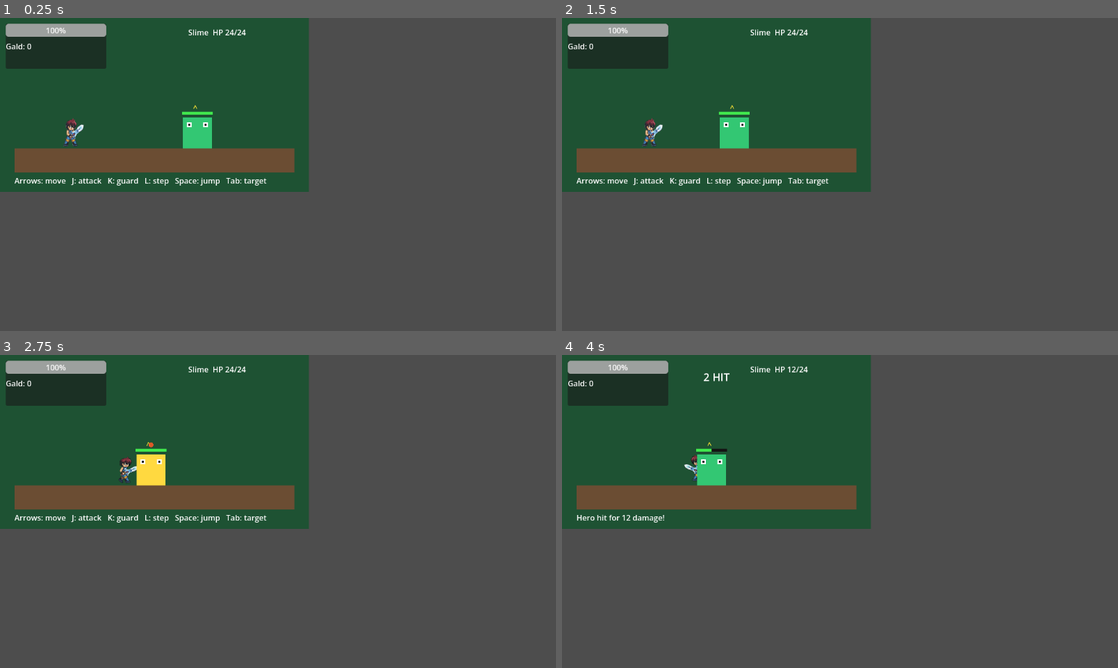
Above: before the commit, frames 1-4 (two rows, left to right).
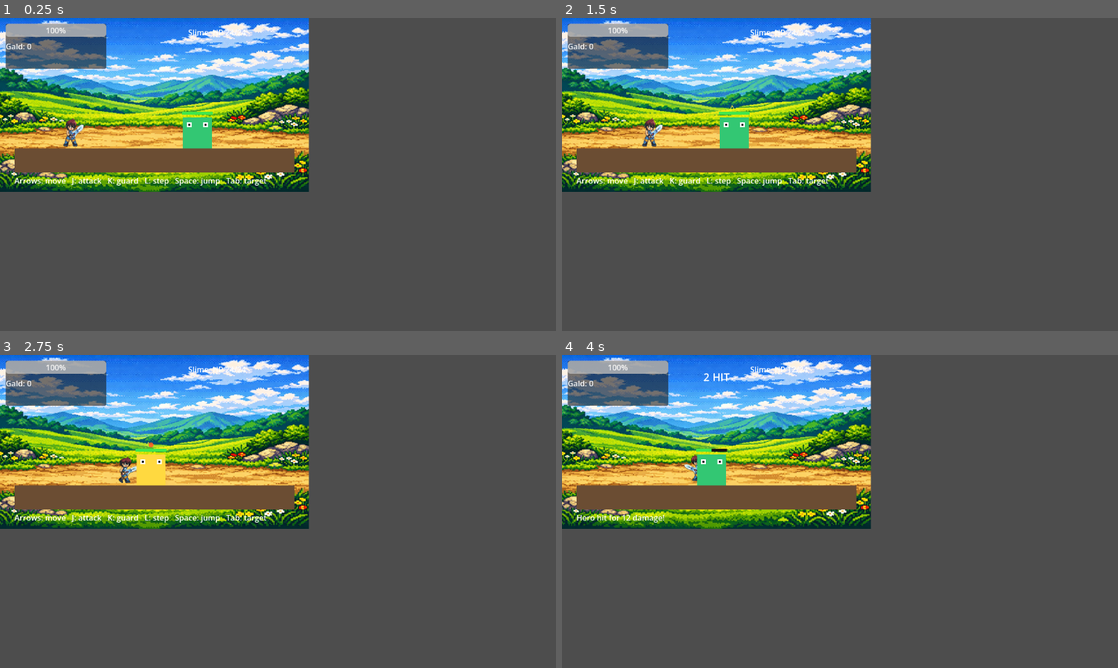
Above: after the commit, the same moments.

Repository: nkbfq763/GodotTown
Game: Godot game, scene res://battle.tscn
The game is run twice, just before and just after one commit, with the same random seed, the same clock (stepped at 60 frames per second) and the same inputs. This scene is started directly instead of the project's main scene.
Inputs:
- Up to frame 1 (0.25 s): no input
- Up to frame 2 (1.5 s): tap Enter (ui_accept) at 0.5 s; hold Right (ui_right) 0.53-1.28 s; hold A (a) 0.53-1.28 s; tap Space (jump) at 0.77 s; tap D (d) at 0.8, 1.35 s; hold Down (ui_down) from 1.28 s (still down)
- Up to frame 3 (2.75 s): tap Space (jump) at 1.52 s; tap S (s) at 1.55 s; release Down (ui_down) at 2.03 s; hold Right (ui_right) from 2.03 s (still down); hold S (s) from 2.03 s (still down); tap A (a) at 2.3 s
- Up to frame 4 (4 s): release Right (ui_right) at 2.78 s; release S (s) at 2.78 s; hold Up (ui_up) 2.78-3.53 s; tap A (a) at 2.85 s; tap Space (jump) at 3.02, 3.77 s; tap D (d) at 3.05 s; hold Left (ui_left) from 3.53 s (still down); hold J (attack) from 3.53 s (still down); tap S (s) at 3.8 s

The runs differ from the first frame. In frame 1, 25% of the frame differs, in the area x 0-56%, y 0-56%; in frame 2, 25%; in frame 3, 25%; in frame 4, 25%.

Commit message:
feat: 戦闘背景をassets/backgroundsへ整理しbattle.tscnに組み込み(既定plains/バイオーム選択可)
Co-Authored-By: Devin AI <158243242+devin-ai-integration[bot]@users.noreply.github.com>

Diff:
--- a/battle.gd
+++ b/battle.gd
@@ -22,6 +22,7 @@
 var status_label: Label
 
 func _ready() -> void:
+	_set_battle_background(GameData.battle_background)
 	hero_data = GameData.get_character_data()
 	if not hero_data:
 		hero_data = load("res://data/hero.tres")
@@ -39,6 +40,12 @@
 	status_label = $Status
 	_update_target_marker()
 	_refresh_ui()
+
+func _set_battle_background(path: String) -> void:
+	var texture := load(path) as Texture2D
+	if not texture:
+		texture = load("res://assets/backgrounds/battle_bg_plains.png") as Texture2D
+	$Background.texture = texture
 
 func _unhandled_input(event: InputEvent) -> void:
 	if state == BattleState.RESULT:
--- a/battle.tscn
+++ b/battle.tscn
@@ -6,10 +6,12 @@
 [node name="Battle" type="Node2D"]
 script = ExtResource("1")
 
-[node name="Background" type="ColorRect" parent="."]
+[node name="Background" type="TextureRect" parent="."]
 offset_right = 640.0
 offset_bottom = 360.0
-color = Color(0.12, 0.32, 0.2, 1)
+texture_filter = 1
+expand_mode = 1
+stretch_mode = 0
 mouse_filter = 2
 
 [node name="Ground" type="ColorRect" parent="."]
--- a/game_data.gd
+++ b/game_data.gd
@@ -4,6 +4,7 @@
 var party: Array[CharacterData] = []
 var gald: int = 100
 var progress_flags: Dictionary = {}
+var battle_background: String = "res://assets/backgrounds/battle_bg_plains.png"
 var pending_encounter: Array[EnemyData] = []
 var pending_symbol_id: String = ""
 var battle_won: bool = false
Renamed: assets/incoming/backgrounds/battle_bg_cave.png -> assets/backgrounds/battle_bg_cave.png
Not shown, added: assets/backgrounds/battle_bg_cave.png.import
Renamed: assets/incoming/backgrounds/battle_bg_forest.png -> assets/backgrounds/battle_bg_forest.png
Not shown, added: assets/backgrounds/battle_bg_forest.png.import
Renamed: assets/incoming/backgrounds/battle_bg_mountain.png -> assets/backgrounds/battle_bg_mountain.png
Not shown, added: assets/backgrounds/battle_bg_mountain.png.import
Renamed: assets/incoming/backgrounds/battle_bg_plains.png -> assets/backgrounds/battle_bg_plains.png
Not shown, added: assets/backgrounds/battle_bg_plains.png.import
Renamed: assets/incoming/backgrounds/battle_bg_ruins.png -> assets/backgrounds/battle_bg_ruins.png
Not shown, added: assets/backgrounds/battle_bg_ruins.png.import
Renamed: assets/incoming/backgrounds/battle_bg_snow.png -> assets/backgrounds/battle_bg_snow.png
Not shown, added: assets/backgrounds/battle_bg_snow.png.import
